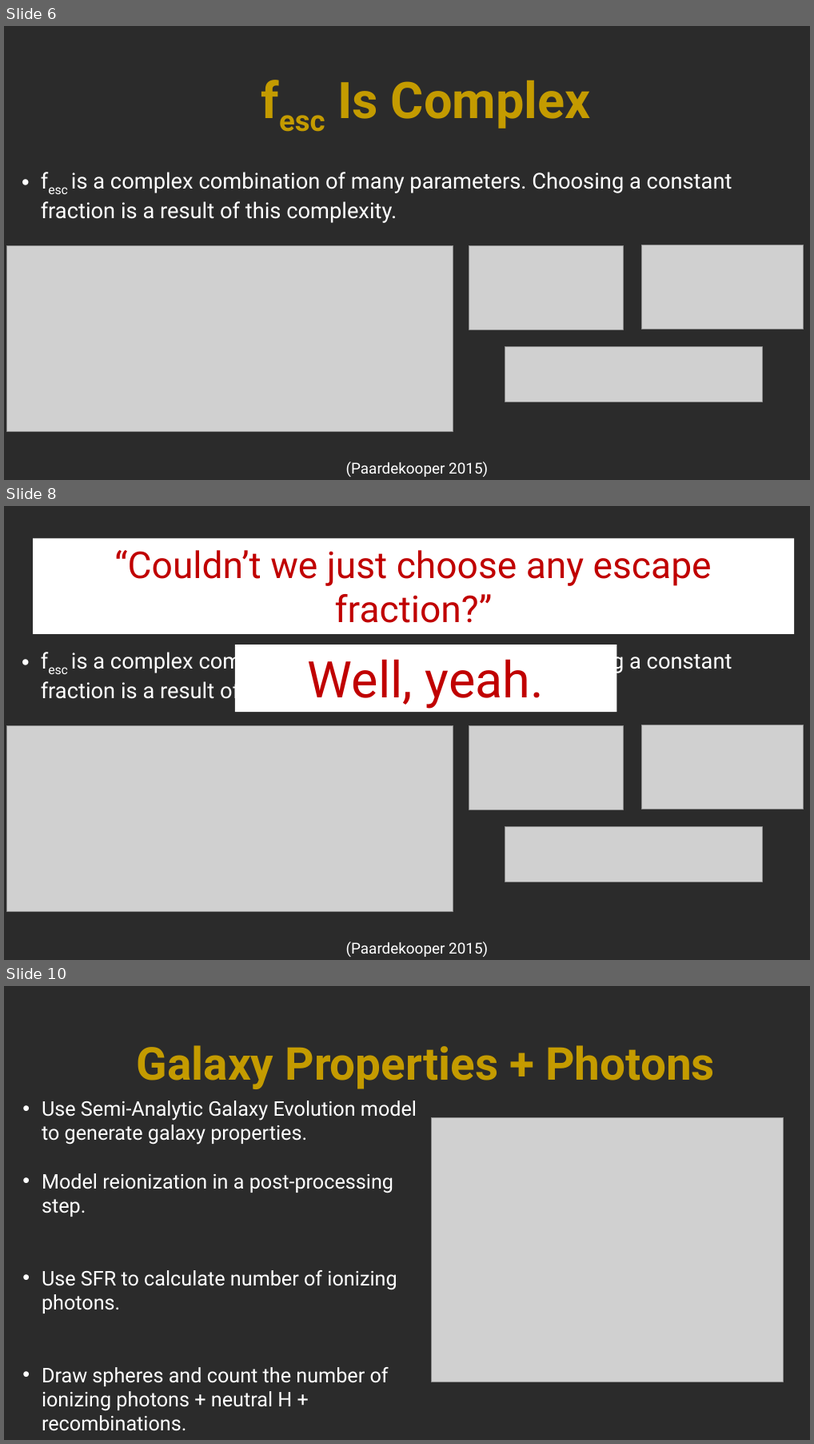
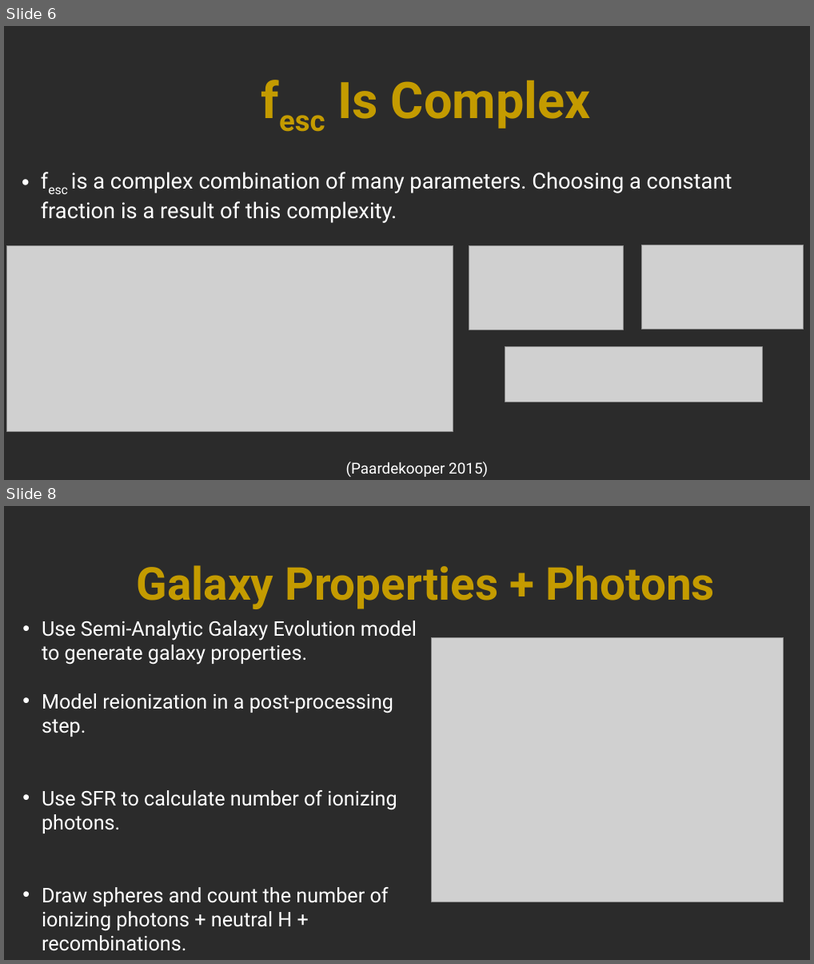
Before and after one commit to jacobseiler/talks, a slide deck: Perth_March2017/Talkv2.pptx. Shown one above the other, each under a label of ours: slides 6, 8 and 10 before the commit, slides 6 and 8 after it; the slides between them are not shown. The pictures are 814x1444 and 814x964 pixels, drawn with LibreOffice and Linux fonts; fonts in the diff are those of the drawing; grey boxes stand for pictures; background and template pictures are left out; a plain dark background stands for a picture behind light text. Boxes give left, top, right and bottom in pixels: in the first picture for what was removed or moved away, otherwise in the second. Text is boxed around its words. In the diff, an @@ line names an element or a change of style, - is before the commit and + after.

```diff
--- a/Perth_March2017/Talkv2.pptx
+++ b/Perth_March2017/Talkv2.pptx
@@ slide 8 removed at box(4, 506, 810, 960), background picture (left out) @@
@@ rectangle removed at box(33, 538, 794, 634) @@
-“Couldn’t we just choose any escape fraction?”
@@ text removed at box(338, 552, 591, 611) @@
-fesc Is Complex
@@ text removed at box(41, 648, 733, 704) @@
-• fesc is a complex combination of many parameters. Choosing a constant fraction is a result of this complexity.
@@ rectangle removed at box(235, 644, 617, 712) @@
-Well, yeah.
@@ picture removed at box(7, 725, 454, 912) @@
@@ picture removed at box(470, 725, 623, 810) @@
@@ picture removed at box(642, 725, 804, 809) @@
@@ picture removed at box(506, 827, 762, 882) @@
@@ text removed at box(346, 941, 488, 956) @@
-(Paardekooper 2015)
@@ what was slide 10 is now slide 8 @@
```
Also in this commit, not shown: 1 slide changed, 1 other slide removed, 29 other files.
